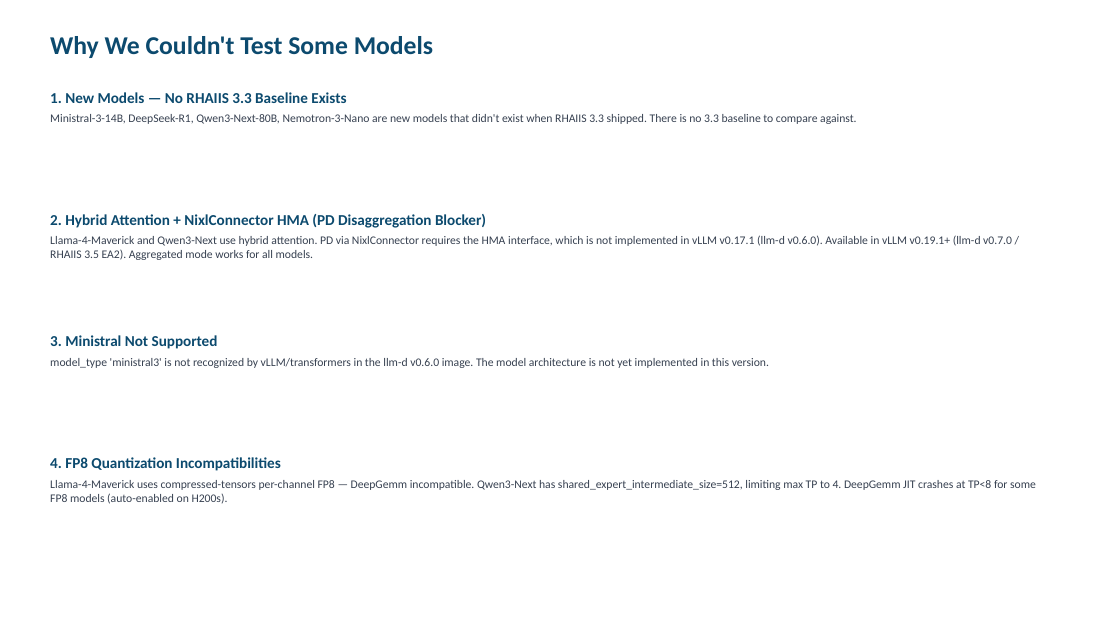
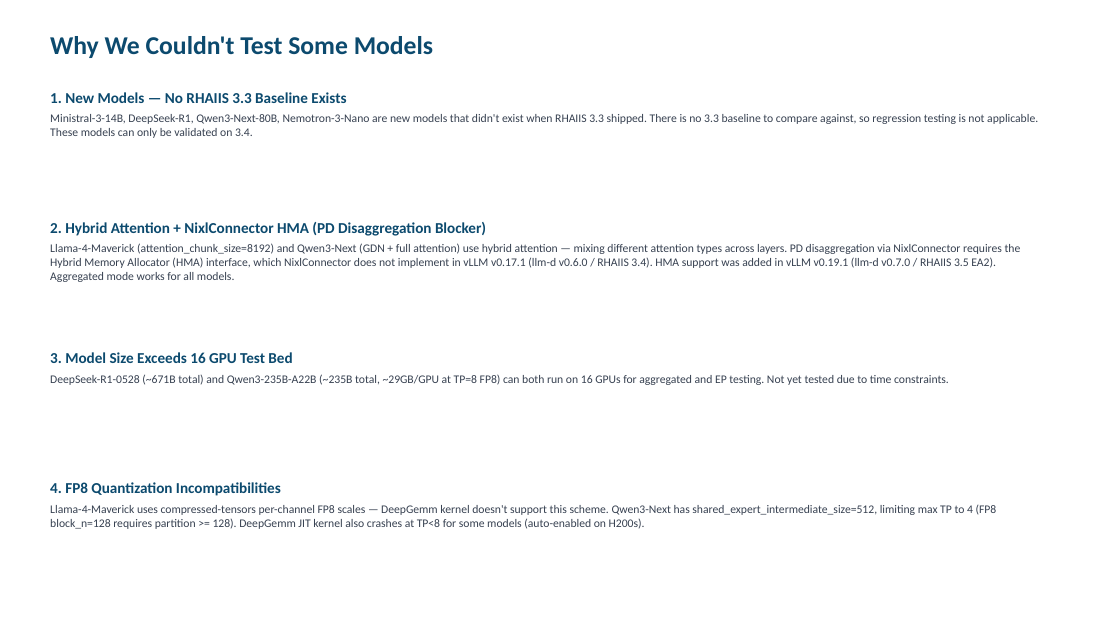
Before and after one commit to openshift-psap/serveit-studio, a slide deck: slide 3 of docs/rhaiis-3.3-vs-3.4-final.pptx. Drawn at 1120x630 pixels with LibreOffice and Linux fonts; fonts in the diff are those of the drawing. Boxes give left, top, right and bottom in pixels: in the first picture for what was removed or moved away, otherwise in the second. Text is boxed around its words. In the diff, an @@ line names an element or a change of style, - is before the commit and + after.

```diff
--- a/docs/rhaiis-3.3-vs-3.4-final.pptx
+++ b/docs/rhaiis-3.3-vs-3.4-final.pptx
@@ text at bbox=[50, 114, 1038, 138]: text changed @@
-Ministral-3-14B, DeepSeek-R1, Qwen3-Next-80B, Nemotron-3-Nano are new models that didn't exist when RHAIIS 3.3 shipped. There is no 3.3 baseline to compare against.
+Ministral-3-14B, DeepSeek-R1, Qwen3-Next-80B, Nemotron-3-Nano are new models that didn't exist when RHAIIS 3.3 shipped. There is no 3.3 baseline to compare against, so regression testing is not applicable. These models can only be validated on 3.4.
@@ text "2. Hybrid Attention + NixlConnector ...": place and size @@
-text "2. Hybrid Attention + NixlConnector ..." at bbox=[50, 214, 1012, 260]
+text "2. Hybrid Attention + NixlConnector ..." at bbox=[50, 222, 1021, 282]
@@ text at bbox=[50, 243, 1021, 282]: text changed @@
-Llama-4-Maverick and Qwen3-Next use hybrid attention. PD via NixlConnector requires the HMA interface, which is not implemented in vLLM v0.17.1 (llm-d v0.6.0). Available in vLLM v0.19.1+ (llm-d v0.7.0 / RHAIIS 3.5 EA2). Aggregated mode works for all models.
+Llama-4-Maverick (attention_chunk_size=8192) and Qwen3-Next (GDN + full attention) use hybrid attention — mixing different attention types across layers. PD disaggregation via NixlConnector requires the Hybrid Memory Allocator (HMA) interface, which NixlConnector does not implement in vLLM v0.17.1 (llm-d v0.6.0 / RHAIIS 3.4). HMA support was added in vLLM v0.19.1 (llm-d v0.7.0 / RHAIIS 3.5 EA2). Aggregated mode works for all models.
@@ text at bbox=[50, 352, 949, 385]: text changed @@
-3. Ministral Not Supported
-model_type 'ministral3' is not recognized by vLLM/transformers in the llm-d v0.6.0 image. The model architecture is not yet implemented in this version.
+3. Model Size Exceeds 16 GPU Test Bed
+DeepSeek-R1-0528 (~671B total) and Qwen3-235B-A22B (~235B total, ~29GB/GPU at TP=8 FP8) can both run on 16 GPUs for aggregated and EP testing. Not yet tested due to time constraints.
@@ text "4. FP8 Quantization Incompatibilities": place and size @@
-text "4. FP8 Quantization Incompatibilities" at bbox=[50, 457, 1036, 504]
+text "4. FP8 Quantization Incompatibilities" at bbox=[50, 482, 997, 529]
@@ text at bbox=[50, 505, 997, 529]: text changed @@
-Llama-4-Maverick uses compressed-tensors per-channel FP8 — DeepGemm incompatible. Qwen3-Next has shared_expert_intermediate_size=512, limiting max TP to 4. DeepGemm JIT crashes at TP<8 for some FP8 models (auto-enabled on H200s).
+Llama-4-Maverick uses compressed-tensors per-channel FP8 scales — DeepGemm kernel doesn't support this scheme. Qwen3-Next has shared_expert_intermediate_size=512, limiting max TP to 4 (FP8 block_n=128 requires partition >= 128). DeepGemm JIT kernel also crashes at TP<8 for some models (auto-enabled on H200s).
```
Also in this commit, not shown: 7 other slides changed.
